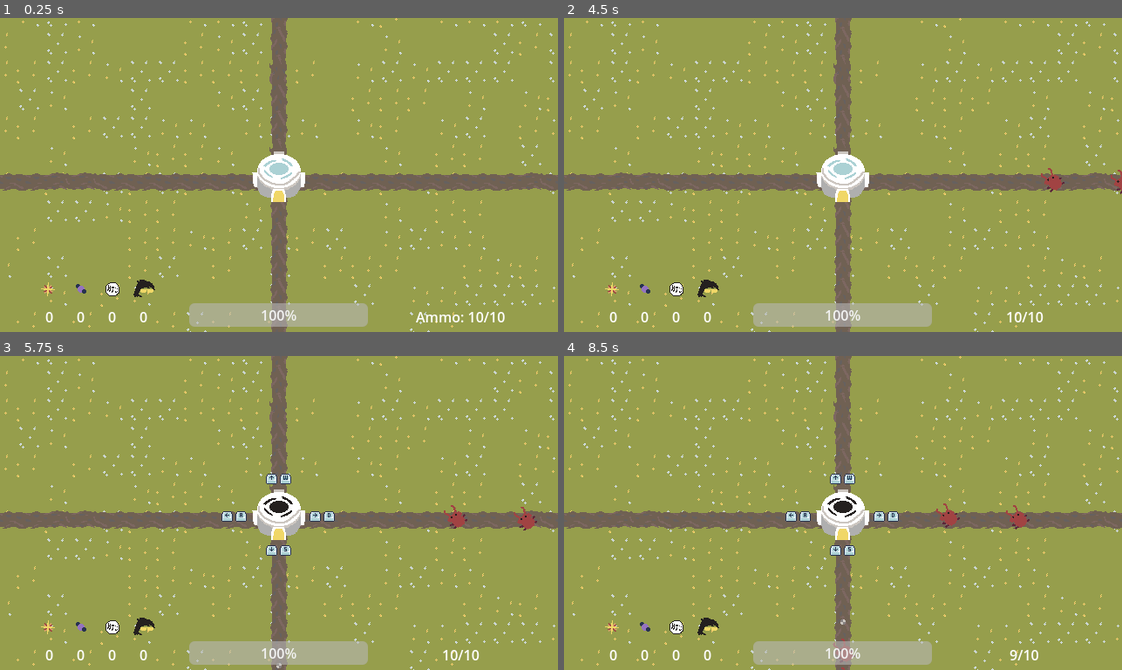
Above: before the commit, frames 1-4 (two rows, left to right).
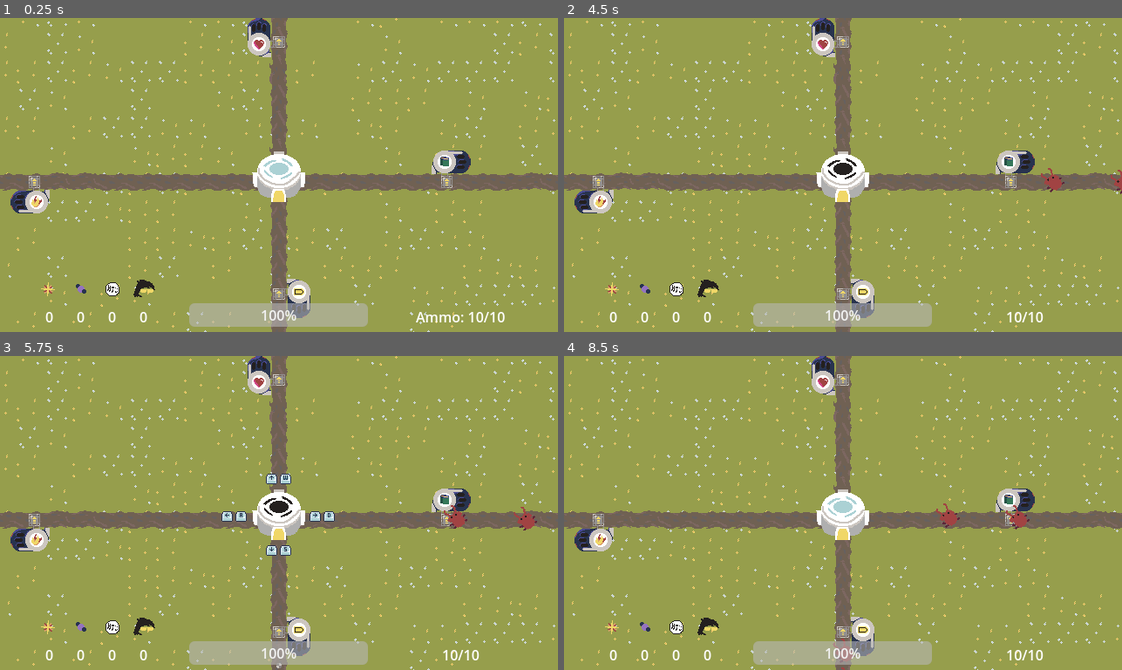
Above: after the commit, the same moments.

Repository: SimplyXtra/Cissa-Game-Jam
Game: Godot game, scene res://Scenes/Level/Level.tscn
Two runs of this game, one before a commit and one after it. Both use one fixed random seed, a clock stepped at 60 frames per second and the inputs below. Sound files missing from this copy of the repository are replaced by a short silence.
Inputs:
- Up to frame 1 (0.25 s): no input
- Up to frame 2 (4.5 s): tap Enter at 0.5 s; hold D (right) 0.53-1.28 s; tap Space (interact) at 0.6, 1.25, 1.35, 2.1, 2.85, 3.6, 4.35 s; hold S (down) 1.28-2.03 s; hold D (right) 2.03-2.78 s; hold W (up) 2.78-3.53 s; hold A (left) from 3.53 s (still down)
- Up to frame 3 (5.75 s): release A (left) at 5.03 s; hold S (down) from 5.03 s (still down); tap Space (interact) at 5.1 s
- Up to frame 4 (8.5 s): release S (down) at 5.78 s; hold D (right) 5.78-6.53 s; tap Space (interact) every 0.75 s from 5.85 to 8.1 s; hold W (up) 6.53-7.28 s; hold D (right) 7.28-8.03 s; hold S (down) from 8.03 s (still down)

The runs differ from the first frame. In frame 1, 2.1% of the frame differs, in the area x 1-85%, y 0-96%; in frame 2, 2.2%; in frame 3, 2.0%; in frame 4, 2.8%, in the area x 1-86%, y 0-97%.

Commit message:
UI and Upgrade Towers

Diff:
--- a/Scenes/Enemies/enemy.gd
+++ b/Scenes/Enemies/enemy.gd
@@ -4,6 +4,7 @@
 @export var health: int = 100
 @export var damage: int = 20
 @export_enum("North", "South", "East", "West") var spawnLocation:int
+var is_dead:bool = false
 
 signal dropItem(location)
 
@@ -18,15 +19,27 @@
 	velocity = speed * (Global.base_position - position).normalized()
 
 func _process(_delta):
-	move_and_slide()
+	if not is_dead: move_and_slide()
 
 func take_damage(damageAmount:int):
-	health -= damageAmount
-	if health <= 0:
-		if randi()%3 != 0:
-			dropItem.emit(position)
-		queue_free()
+	if not is_dead:
+		health -= damageAmount
 
-func _on_hitbox_body_entered(body):
-	take_damage(body.damage)
-	body.hit_enemy()
+		if health <= 0:
+			is_dead = true
+			#$Hitbox.set_collision_mask_value(3, false)
+			#set_collision_layer_value(1, false)
+			#set_collision_mask_value(2, false)
+			if randi()%3 != 0 and damageAmount != 999:
+				dropItem.emit(position)
+			$DeathSound.play()
+			visible = false
+			await $DeathSound.finished
+			queue_free()
+		else:
+			$HitSound.play()
+
+func _on_hitbox_area_entered(area):
+	if not is_dead:
+		area.hit_enemy()
+		take_damage(area.damage)
--- a/Scenes/Enemies/enemy.tscn
+++ b/Scenes/Enemies/enemy.tscn
@@ -1,7 +1,9 @@
-[gd_scene load_steps=3 format=3 uid="uid://dwxj00knry864"]
+[gd_scene load_steps=5 format=3 uid="uid://dwxj00knry864"]
 
 [ext_resource type="Script" path="res://Scenes/Enemies/enemy.gd" id="1_dsaxf"]
 [ext_resource type="Texture2D" uid="uid://07kbjj0uokc7" path="res://Graphics/Tileset.png" id="1_koftg"]
+[ext_resource type="AudioStream" uid="uid://c134gg1wd61m1" path="res://SFX/Enemy Die.wav" id="3_nvrmb"]
+[ext_resource type="AudioStream" uid="uid://35bj2irewvwn" path="res://SFX/Enemy Hit.wav" id="4_641fn"]
 
 [node name="Enemy" type="CharacterBody2D"]
 collision_layer = 2
@@ -22,4 +24,11 @@
 
 [node name="CollisionShape2D" type="CollisionShape2D" parent="Hitbox"]
 
+[node name="DeathSound" type="AudioStreamPlayer2D" parent="."]
+stream = ExtResource("3_nvrmb")
+
+[node name="HitSound" type="AudioStreamPlayer2D" parent="."]
+stream = ExtResource("4_641fn")
+
+[connection signal="area_entered" from="Hitbox" to="." method="_on_hitbox_area_entered"]
 [connection signal="body_entered" from="Hitbox" to="." method="_on_hitbox_body_entered"]
--- a/Scenes/Level/Level.gd
+++ b/Scenes/Level/Level.gd
@@ -36,3 +36,7 @@
 	spawnInterval = randf_range(minSpawnInterval, maxSpawnInterval)
 	$EnemySpawnTimer.wait_time = spawnInterval
 	$EnemySpawnTimer.start()
+
+
+func _on_audio_stream_player_finished():
+	$Audio/AudioStreamPlayer.play()
--- a/Scenes/Level/Level.tscn
+++ b/Scenes/Level/Level.tscn
@@ -1,9 +1,14 @@
-[gd_scene load_steps=7 format=3 uid="uid://bkuq246phis6e"]
+[gd_scene load_steps=12 format=3 uid="uid://bkuq246phis6e"]
 
 [ext_resource type="Script" path="res://Scenes/Level/Level.gd" id="1_6nnqc"]
 [ext_resource type="PackedScene" uid="uid://1a5cikfffrik" path="res://Scenes/Objects/base.tscn" id="1_d4i3y"]
 [ext_resource type="Texture2D" uid="uid://07kbjj0uokc7" path="res://Graphics/Tileset.png" id="1_sspqe"]
+[ext_resource type="PackedScene" uid="uid://c1ccf60kmxm7x" path="res://Scenes/Objects/power_upgrade.tscn" id="3_51rep"]
+[ext_resource type="PackedScene" uid="uid://cacr6ey7ngs5r" path="res://Scenes/Objects/penetration_upgrade.tscn" id="4_babdm"]
 [ext_resource type="PackedScene" uid="uid://cct06gf5b5twn" path="res://Scenes/UI/ui.tscn" id="4_eudo8"]
+[ext_resource type="PackedScene" uid="uid://dqwlqraue8lor" path="res://Scenes/Objects/health_upgrade.tscn" id="5_0qxsm"]
+[ext_resource type="AudioStream" uid="uid://dlgifuv265xbu" path="res://Music/cissa game jam.wav" id="5_p3n6e"]
+[ext_resource type="PackedScene" uid="uid://b7rmamrcw1ns0" path="res://Scenes/Objects/ammo_upgrade.tscn" id="6_hphov"]
 
 [sub_resource type="TileSetAtlasSource" id="TileSetAtlasSource_cwmem"]
 texture = ExtResource("1_sspqe")
@@ -42,6 +47,21 @@
 layer_1/name = "Road"
 layer_1/tile_data = PackedInt32Array(-131063, 65536, 2, -65527, 0, 2, 9, 0, 2, 65545, 0, 2, 131081, 65536, 2, 196617, 0 …(642 unchanged characters)…
 
+[node name="Buildings" type="Node2D" parent="."]
+z_index = -1
+
+[node name="PowerUpgrade" parent="Buildings" instance=ExtResource("3_51rep")]
+position = Vector2(16, 224)
+
+[node name="PenetrationUpgrade" parent="Buildings" instance=ExtResource("4_babdm")]
+position = Vector2(320, 344)
+
+[node name="HealthUpgrade" parent="Buildings" instance=ExtResource("5_0qxsm")]
+position = Vector2(288, 40)
+
+[node name="AmmoUpgrade" parent="Buildings" instance=ExtResource("6_hphov")]
+position = Vector2(504, 192)
+
 [node name="Base" parent="." instance=ExtResource("1_d4i3y")]
 position = Vector2(304, 200)
 
@@ -70,4 +90,12 @@
 
 [node name="UI" parent="." instance=ExtResource("4_eudo8")]
 
+[node name="Audio" type="Node" parent="."]
+
+[node name="AudioStreamPlayer" type="AudioStreamPlayer" parent="Audio"]
+stream = ExtResource("5_p3n6e")
+volume_db = -11.333
+autoplay = true
+
 [connection signal="timeout" from="EnemySpawnTimer" to="." method="_on_enemy_spawn_timer_timeout"]
+[connection signal="finished" from="Audio/AudioStreamPlayer" to="." method="_on_audio_stream_player_finished"]
--- /dev/null
+++ b/Scenes/Objects/ammo_upgrade.tscn
@@ -0,0 +1,11 @@
+[gd_scene load_steps=2 format=3 uid="uid://b7rmamrcw1ns0"]
+
+[ext_resource type="PackedScene" uid="uid://4wmv263imch0" path="res://Scenes/Objects/upgrade_base.tscn" id="1_gktw0"]
+
+[node name="AmmoUpgrade" instance=ExtResource("1_gktw0")]
+
+[node name="Sprite2D" parent="." index="0"]
+frame = 12
+
+[node name="PressurePlate" parent="." index="1"]
+rotation = 4.71239
--- a/Scenes/Objects/base.gd
+++ b/Scenes/Objects/base.gd
@@ -19,6 +19,7 @@
 func _process(_delta) -> void:
 	if Input.is_action_just_pressed("interact") and is_player_in_base:
 		is_base_active = not is_base_active
+		$Audio/Detach.play()
 
 		#Player is controlling base
 		if is_base_active:
@@ -56,11 +57,13 @@
 	projectile.set_direction(direction)
 	get_parent().add_child(projectile)
 	Global.base_ammo -= 1
+	$Audio/Shoot.play()
 	if $ProjectileReloadTimer.get_time_left() == 0:
 		$ProjectileReloadTimer.start()
 
 func player_leaves_base(location:Vector2, orientation:String) -> void:
 	is_player_in_base = false
+	$Audio/Door.play()
 	$Sprite2D.frame = 0
 	$UI.visible = false
 	var player = pilot.instantiate()
@@ -74,6 +77,10 @@
 
 func _on_player_enter_locations_body_entered(body):
 	body.queue_free()
+	$Audio/Door.play()
+	$Sprite2D.frame = 1
+	await $Audio/Door.finished
+	$Audio/Detach.play()
 	$Sprite2D.frame = 2
 	is_player_in_base = true
 	is_base_active = true
--- a/Scenes/Objects/base.tscn
+++ b/Scenes/Objects/base.tscn
@@ -1,8 +1,11 @@
-[gd_scene load_steps=9 format=3 uid="uid://1a5cikfffrik"]
+[gd_scene load_steps=12 format=3 uid="uid://1a5cikfffrik"]
 
 [ext_resource type="Script" path="res://Scenes/Objects/base.gd" id="1_3sqqk"]
 [ext_resource type="Texture2D" uid="uid://07kbjj0uokc7" path="res://Graphics/Tileset.png" id="1_jlkxa"]
 [ext_resource type="PackedScene" uid="uid://dpxpqs07vj63q" path="res://Scenes/UI/keys.tscn" id="3_oyyi2"]
+[ext_resource type="AudioStream" uid="uid://b7er7rxb4a8ot" path="res://SFX/Door.wav" id="4_pnyc4"]
+[ext_resource type="AudioStream" uid="uid://uddqs4bo7612" path="res://SFX/Exit Base.wav" id="5_nhcl3"]
+[ext_resource type="AudioStream" uid="uid://ds6l3707nnf6k" path="res://SFX/Shoot.wav" id="6_dsioa"]
 
 [sub_resource type="CircleShape2D" id="CircleShape2D_v64cf"]
 radius = 30.0
@@ -87,6 +90,24 @@
 
 [node name="ProjectileReloadTimer" type="Timer" parent="."]
 
+[node name="Audio" type="Node" parent="."]
+
+[node name="Door" type="AudioStreamPlayer2D" parent="Audio"]
+position = Vector2(-99, 67)
+stream = ExtResource("4_pnyc4")
+
+[node name="Detach" type="AudioStreamPlayer2D" parent="Audio"]
+position = Vector2(-99, 67)
+stream = ExtResource("5_nhcl3")
+
+[node name="Shoot" type="AudioStreamPlayer2D" parent="Audio"]
+position = Vector2(-99, 67)
+stream = ExtResource("6_dsioa")
+
+[node name="AudioListener2D" type="AudioListener2D" parent="Audio"]
+position = Vector2(-99, 67)
+current = true
+
 [connection signal="body_entered" from="." to="." method="_on_body_entered"]
 [connection signal="body_entered" from="PlayerEnterLocations" to="." method="_on_player_enter_locations_body_entered"]
 [connection signal="timeout" from="ProjectileReloadTimer" to="." method="_on_projectile_reload_timer_timeout"]
--- /dev/null
+++ b/Scenes/Objects/health_upgrade.tscn
@@ -0,0 +1,11 @@
+[gd_scene load_steps=2 format=3 uid="uid://dqwlqraue8lor"]
+
+[ext_resource type="PackedScene" uid="uid://4wmv263imch0" path="res://Scenes/Objects/upgrade_base.tscn" id="1_k5t28"]
+
+[node name="HealthUpgrade" instance=ExtResource("1_k5t28")]
+
+[node name="Sprite2D" parent="." index="0"]
+frame = 8
+
+[node name="PressurePlate" parent="." index="1"]
+rotation = 3.14159
--- /dev/null
+++ b/Scenes/Objects/penetration_upgrade.tscn
@@ -0,0 +1,5 @@
+[gd_scene load_steps=2 format=3 uid="uid://cacr6ey7ngs5r"]
+
+[ext_resource type="PackedScene" uid="uid://4wmv263imch0" path="res://Scenes/Objects/upgrade_base.tscn" id="1_0wn78"]
+
+[node name="PenetrationUpgrade" instance=ExtResource("1_0wn78")]
--- /dev/null
+++ b/Scenes/Objects/power_upgrade.tscn
@@ -0,0 +1,11 @@
+[gd_scene load_steps=2 format=3 uid="uid://c1ccf60kmxm7x"]
+
+[ext_resource type="PackedScene" uid="uid://4wmv263imch0" path="res://Scenes/Objects/upgrade_base.tscn" id="1_xe51e"]
+
+[node name="PowerUpgrade" instance=ExtResource("1_xe51e")]
+
+[node name="Sprite2D" parent="." index="0"]
+frame = 4
+
+[node name="PressurePlate" parent="." index="1"]
+rotation = 1.5708
--- /dev/null
+++ b/Scenes/Objects/upgrade_base.gd
@@ -0,0 +1,15 @@
+extends Node2D
+
+
+
+func _on_pressure_plate_body_entered(body):
+	pass # Replace with function body.
+	#Show UI
+	#Get Input "interact"
+	#UI Progress bar increases as interact is pressed and when full it goes through but if let go it goes back to 0
+
+
+
+func _on_pressure_plate_body_exited(body):
+	pass # Replace with function body.
+	#Close UI
--- /dev/null
+++ b/Scenes/Objects/upgrade_base.tscn
@@ -0,0 +1,27 @@
+[gd_scene load_steps=4 format=3 uid="uid://4wmv263imch0"]
+
+[ext_resource type="Script" path="res://Scenes/Objects/upgrade_base.gd" id="1_cgqgd"]
+[ext_resource type="Texture2D" uid="uid://07kbjj0uokc7" path="res://Graphics/Tileset.png" id="1_o8o08"]
+
+[sub_resource type="RectangleShape2D" id="RectangleShape2D_8t42b"]
+size = Vector2(16, 15)
+
+[node name="UpgradeBase" type="Node2D"]
+script = ExtResource("1_cgqgd")
+
+[node name="Sprite2D" type="Sprite2D" parent="."]
+texture = ExtResource("1_o8o08")
+hframes = 4
+vframes = 4
+region_enabled = true
+region_rect = Rect2(0, 384, 256, 256)
+
+[node name="PressurePlate" type="Area2D" parent="."]
+collision_layer = 0
+
+[node name="CollisionShape2D" type="CollisionShape2D" parent="PressurePlate"]
+position = Vector2(-16, -7.5)
+shape = SubResource("RectangleShape2D_8t42b")
+
+[connection signal="body_entered" from="PressurePlate" to="." method="_on_pressure_plate_body_entered"]
+[connection signal="body_exited" from="PressurePlate" to="." method="_on_pressure_plate_body_exited"]
--- a/Scenes/Player/pilot.gd
+++ b/Scenes/Player/pilot.gd
@@ -59,10 +59,12 @@
 
 func _on_item_pickup_body_entered(body):
 	Global.add(body.item_drop)
+	$Pickup.play()
 	body.queue_free()
 
 
 func _on_enemy_radar_body_entered(body):
 	is_running_to_base = true
+	$Alert.play()
 	$EnemyRadar/AnimationPlayer.play("Alert")
 	#Drop items if got time
--- a/Scenes/Player/pilot.tscn
+++ b/Scenes/Player/pilot.tscn
@@ -1,7 +1,9 @@
-[gd_scene load_steps=29 format=3 uid="uid://632411gcee86"]
+[gd_scene load_steps=31 format=3 uid="uid://632411gcee86"]
 
 [ext_resource type="Script" path="res://Scenes/Player/pilot.gd" id="1_0rvv1"]
 [ext_resource type="Texture2D" uid="uid://07kbjj0uokc7" path="res://Graphics/Tileset.png" id="1_qi16n"]
+[ext_resource type="AudioStream" uid="uid://doqakdqggn8on" path="res://SFX/Pickup.wav" id="3_3hgx8"]
+[ext_resource type="AudioStream" uid="uid://tp0xdc0j3ypk" path="res://SFX/Alert.wav" id="4_dm8l0"]
 
 [sub_resource type="CapsuleShape2D" id="CapsuleShape2D_ef514"]
 radius = 4.0
@@ -409,5 +411,11 @@
 "": SubResource("AnimationLibrary_l7w6e")
 }
 
+[node name="Pickup" type="AudioStreamPlayer2D" parent="."]
+stream = ExtResource("3_3hgx8")
+
+[node name="Alert" type="AudioStreamPlayer2D" parent="."]
+stream = ExtResource("4_dm8l0")
+
 [connection signal="body_entered" from="ItemPickup" to="." method="_on_item_pickup_body_entered"]
 [connection signal="body_entered" from="EnemyRadar" to="." method="_on_enemy_radar_body_entered"]
--- a/Scenes/Projectiles/projectile.gd
+++ b/Scenes/Projectiles/projectile.gd
@@ -1,11 +1,12 @@
-extends CharacterBody2D
+extends Area2D
 
 @export var damage:int = 80
 @export var speed:int = 200
 @export var enemy_penetration:int = 1
+var velocity:Vector2 = Vector2.ZERO
 
-func _process(_delta):
-	move_and_slide()
+func _process(delta):
+	position += velocity * delta
 
 func set_direction(direction:Vector2):
 	velocity = direction * speed
--- a/Scenes/Projectiles/projectile.tscn
+++ b/Scenes/Projectiles/projectile.tscn
@@ -6,7 +6,7 @@
 [sub_resource type="CircleShape2D" id="CircleShape2D_s8oo5"]
 radius = 4.0
 
-[node name="Projectile" type="CharacterBody2D"]
+[node name="Projectile" type="Area2D"]
 collision_layer = 8
 collision_mask = 2
 script = ExtResource("1_nhhyu")
--- /dev/null
+++ b/Scenes/UI/prices.tscn
@@ -0,0 +1,68 @@
+[gd_scene load_steps=5 format=3 uid="uid://divrx14nwttib"]
+
+[ext_resource type="Texture2D" uid="uid://cnbrkrbamoy6v" path="res://Graphics/Energy.png" id="1_8ejc1"]
+[ext_resource type="Texture2D" uid="uid://cbdabwomt41fm" path="res://Graphics/Matter.png" id="2_bl20k"]
+[ext_resource type="Texture2D" uid="uid://c1si34evf1p1b" path="res://Graphics/Weird.png" id="3_c51tl"]
+[ext_resource type="Texture2D" uid="uid://d3w1x82xbkcn8" path="res://Graphics/Cool.png" id="4_jjhrv"]
+
+[node name="Prices" type="Control"]
+layout_mode = 3
+anchor_right = 0.2
+anchor_bottom = 0.356
+offset_bottom = -0.160004
+
+[node name="ItemCost" type="VBoxContainer" parent="."]
+layout_mode = 1
+anchors_preset = 15
+anchor_right = 1.0
+anchor_bottom = 1.0
+grow_horizontal = 2
+grow_vertical = 2
+
+[node name="EnergyCost" type="HBoxContainer" parent="ItemCost"]
+layout_mode = 2
+
+[node name="TextureRect" type="TextureRect" parent="ItemCost/EnergyCost"]
+layout_mode = 2
+texture = ExtResource("1_8ejc1")
+
+[node name="Label" type="Label" parent="ItemCost/EnergyCost"]
+layout_mode = 2
+text = "0"
+horizontal_alignment = 2
+
+[node name="MatterCost" type="HBoxContainer" parent="ItemCost"]
+layout_mode = 2
+
+[node name="TextureRect" type="TextureRect" parent="ItemCost/MatterCost"]
+layout_mode = 2
+texture = ExtResource("2_bl20k")
+
+[node name="Label" type="Label" parent="ItemCost/MatterCost"]
+layout_mode = 2
+text = "0"
+horizontal_alignment = 2
+
+[node name="WeirdCost" type="HBoxContainer" parent="ItemCost"]
+layout_mode = 2
+
+[node name="TextureRect" type="TextureRect" parent="ItemCost/WeirdCost"]
+layout_mode = 2
+texture = ExtResource("3_c51tl")
+
+[node name="Label" type="Label" parent="ItemCost/WeirdCost"]
+layout_mode = 2
+text = "0"
+horizontal_alignment = 2
+
+[node name="CoolCost" type="HBoxContainer" parent="ItemCost"]
+layout_mode = 2
+
+[node name="TextureRect" type="TextureRect" parent="ItemCost/CoolCost"]
+layout_mode = 2
+texture = ExtResource("4_jjhrv")
+
+[node name="Label" type="Label" parent="ItemCost/CoolCost"]
+layout_mode = 2
+text = "0"
+horizontal_alignment = 2
Binary file changed: Graphics/Tileset.png
Not shown, added: Music/cissa game jam.wav.import
Not shown, added: SFX/Alert.wav.import
Not shown, added: SFX/Door.wav.import
Not shown, added: SFX/Enemy Die.wav.import
Not shown, added: SFX/Enemy Hit.wav.import
Not shown, added: SFX/Exit Base.wav.import
Not shown, added: SFX/Pickup.wav.import
Not shown, added: SFX/Shoot.wav.import
Not shown, changed: Art(Unused)/Tileset.pdn
Not shown, added: Music/cissa game jam.wav
Not shown, added: SFX/Alert.wav
(and 6 more such lines)
